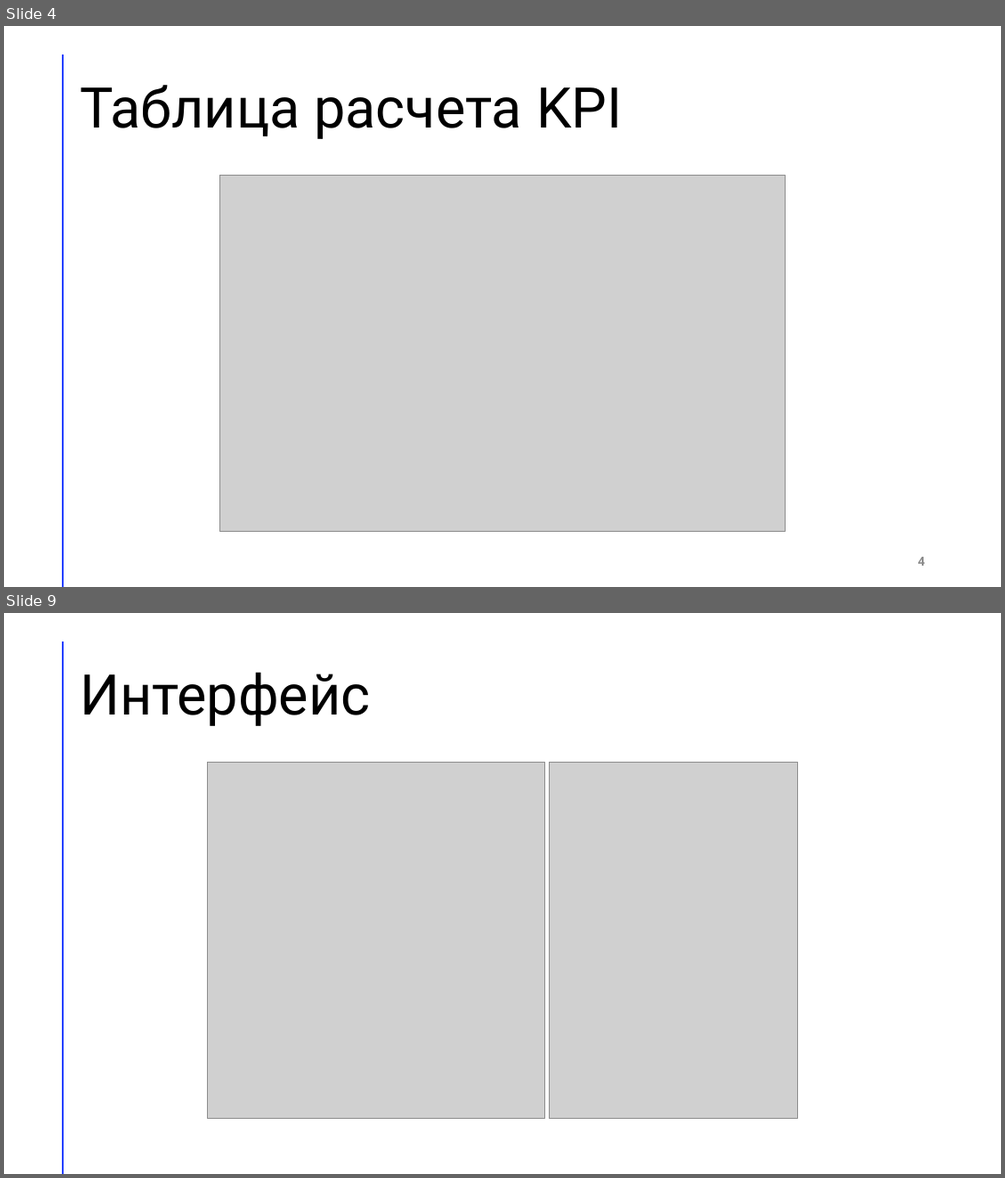
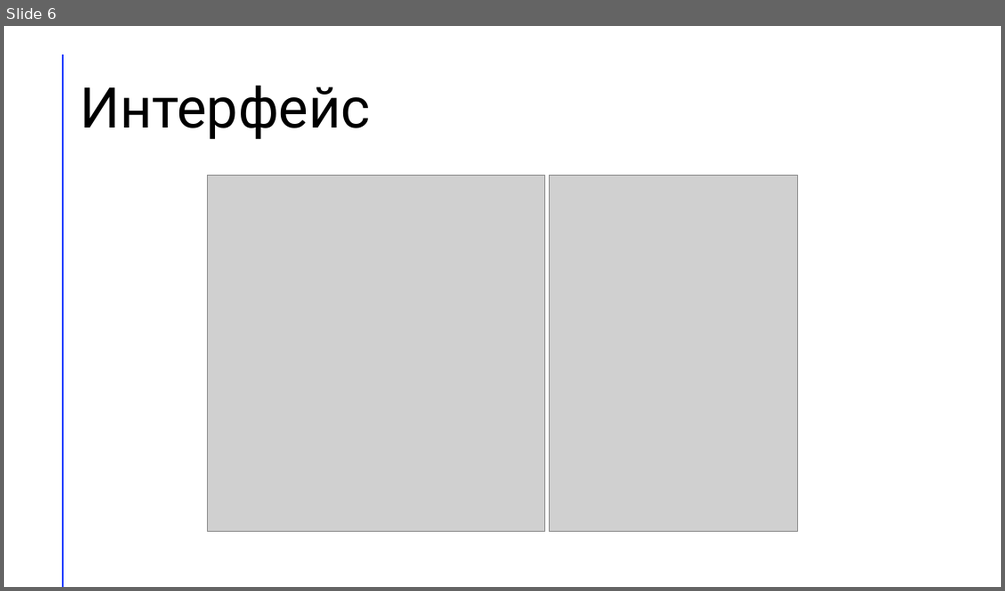
Before and after one commit to n2kkrd/books, a slide deck: DiplomKatya/KatyaDiplomPresent.pptx. Shown one above the other, each under a label of ours: slides 4 and 9 before the commit, slide 6 after it; the slides between them are not shown. The pictures are 1005x1178 and 1005x591 pixels, drawn with LibreOffice and Linux fonts; fonts in the diff are those of the drawing; grey boxes stand for pictures. Boxes give left, top, right and bottom in pixels: in the first picture for what was removed or moved away, otherwise in the second. Text is boxed around its words. In the diff, an @@ line names an element or a change of style, - is before the commit and + after.

```diff
--- a/DiplomKatya/KatyaDiplomPresent.pptx
+++ b/DiplomKatya/KatyaDiplomPresent.pptx
@@ slide 4 removed at (4,26,1001,587), background #FFFFFF; not listed: 1 template element that a slide beside it also shows @@
@@ title removed at (80,85,622,139) @@
-Таблица расчета KPI
@@ picture removed at (220,176,785,532) @@
@@ page number removed at (918,556,925,565) @@
-4
@@ what was slide 9 is now slide 6 @@
```
Also in this commit, not shown: 5 slides changed, 7 slides added, 5 other slides removed, 7 other files.
